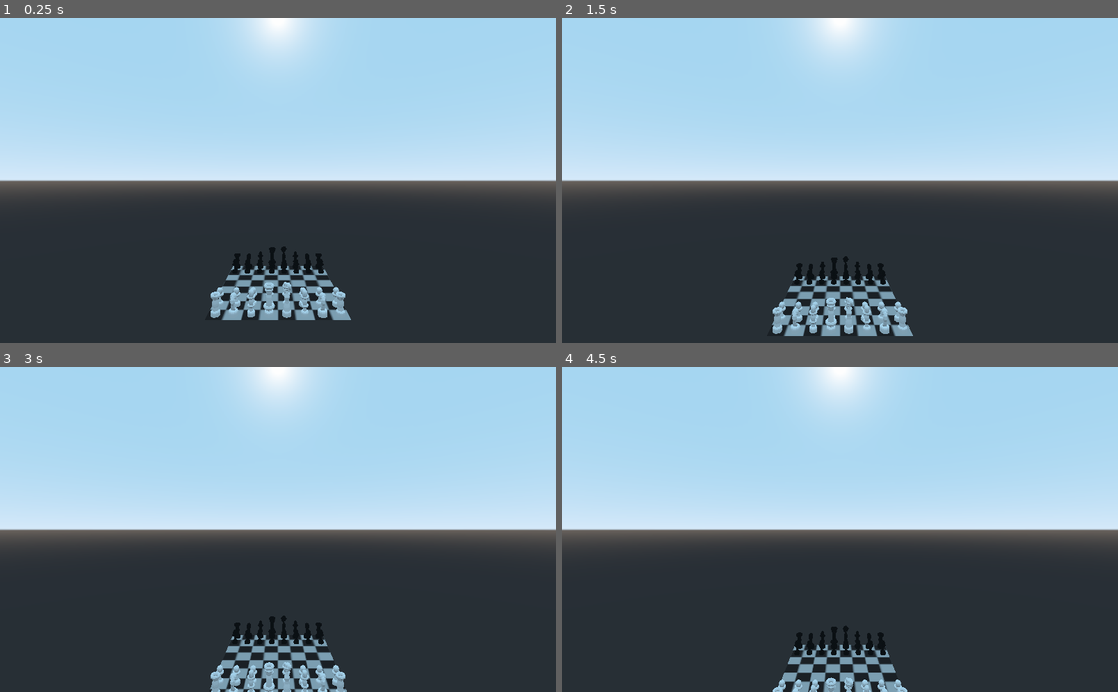
Above: before the commit, frames 1-4 (two rows, left to right).
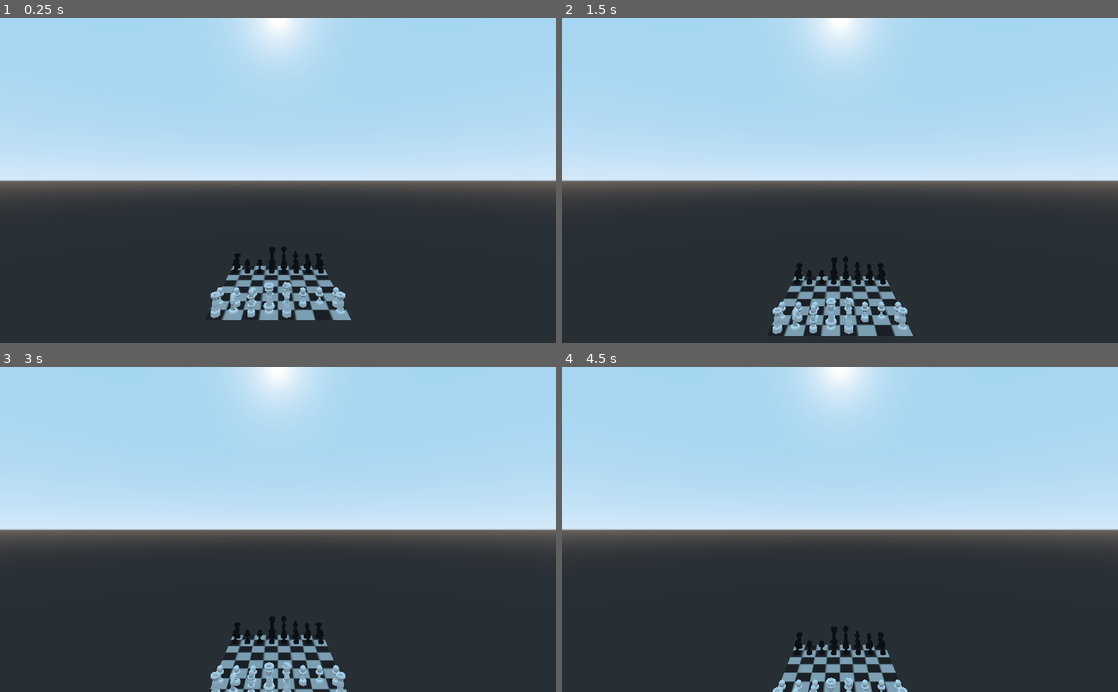
Above: after the commit, the same moments.

Repository: Roboticy3/Mess
Game: Godot game, scene res://chess.tscn
The game is run twice, just before and just after one commit, with the same random seed, the same clock (stepped at 60 frames per second) and the same inputs.
Inputs (mouse positions are in pixels of both pictures, inside the frame that each line leads up to):
- Up to frame 1 (0.25 s): no input
- Up to frame 2 (1.5 s): tap Enter at 0.5 s; move the mouse to (962, 164) at 0.52 s; click (962, 164) at 0.67 s; tap Space at 1.25 s; move the mouse to (728, 196) at 1.27 s; click (728, 196) at 1.42 s
- Up to frame 3 (3 s): tap Enter at 2 s; move the mouse to (333, 458) at 2.02 s; click (333, 458) at 2.17 s; tap Space at 2.75 s; move the mouse to (250, 594) at 2.77 s; click (250, 594) at 2.92 s
- Up to frame 4 (4.5 s): tap Enter at 3.5 s; move the mouse to (1006, 578) at 3.52 s; click (1006, 578) at 3.67 s; tap Space at 4.25 s; move the mouse to (673, 480) at 4.27 s; click (673, 480) at 4.42 s

The runs differ from the first frame. In frame 1, 0.2% of the frame differs, in the area x 44-59%, y 71-93%; in frame 2, 0.2%, in the area x 44-59%, y 75-98%; in frame 3, 0.1%; in frame 4, less than 0.1%.

Commit message:
Almost completely rewrote vectorize again
THIS IS A SINGLE INDENT HOUSEHOLD NOW

Diff:
--- a/Objects/Board/Board.gd
+++ b/Objects/Board/Board.gd
@@ -336,7 +336,7 @@
 		var occ:bool = pieces.has(square)
 		var take:bool = true
 		if occ:
-			take = Instruction.can_take_from(from.team, pieces[square].team, from.table["ff"])
+			take = Instruction.can_take_from(from.get_team(), pieces[square].get_team(), from.table["ff"])
 			#move type 1 cannot take
 			take = take && type != 1
 
@@ -400,12 +400,13 @@
 
 	#execute desctructions, creations, and relocations
 	for d in destructions: destroy_piece(d)
-	for c in creations: make_piece(c, p.team)
+	for c in creations: make_piece(c, p.get_team())
 	#exclude the original move
 	for r in moves: if r != select: move_piece(r, moves[r])
 
 	#update table using the movement instruction
 	m[move].update_table_line()
+	#print(p.table)
 
 	#clear the marks dictionary and the piece's temporary behaviors
 	marks.clear()
--- a/Objects/Board/BoardMesh.gd
+++ b/Objects/Board/BoardMesh.gd
@@ -268,7 +268,7 @@
 	#print(v)
 
 	#check if square is a selectable piece
-	if v in p && team == p[v].team:
+	if v in p && team == p[v].get_team():
 		#mark from selectable piece
 		mark_from(v)
 	#check if square is a square that can be moved to
--- a/Objects/Instruction/Instruction.gd
+++ b/Objects/Instruction/Instruction.gd
@@ -26,6 +26,7 @@
 
 #fill variables of the object fully
 func _init(var _contents:String="", var _table:Dictionary={}, var _pieces:Dictionary={}):
+
 	contents = _contents.strip_edges()
 	table = _table
 	pieces = _pieces
@@ -33,40 +34,37 @@
 	#format contents into wrds
 	format()
 
-#format a string into the wrds Array
-func format(var start = 0, var square = null, var string = contents) -> void:
+#format a string into the wrds Array, optionally pull a table from another piece on the board
+func format(var start:int = 0, var length:int = -1, var square = null, var string = contents) -> void:
+
+	#if wrds is empty, construct it from contents
+	wrds = to_string_array()
+
+	#if length is -1, set it to the length of the array - start
+	if length == -1: length = wrds.size() - start
+	#otherwise, fit length to wrds
+	else: length = min(wrds.size() - start, length)
 
 	#take table from another square if a square is specified
 	if square in pieces:
 		table = pieces[square].table
 
-	#convert string to sequence of numbers
-	wrds = to_string_array(string, start)
-
-	#return to exit the method if wrds is empty
-	if wrds.size() == 0: return
-
 	#replace terms in table key set with their value pairs
-	for i in wrds.size():
+	for i in range(start, start + length):
 		var w:String = wrds[i]
-		#help parser later by stripping edges in each word
+		#remove white space
 		w = w.strip_edges()
-		#take conditional indicator into secondary String so w can be added back onto it later
-		var q:String = ""
-		if w.begins_with("?"):
-			w = w.substr(1)
-			q = "?"
+
 		#try to find each of the table variables in w
 		for v in table:
 			w = w.replace(v, String(table[v]))
 
-		#reform the string
-		w = q + w
+		#send the formatted string back into wrds
 		wrds[i] = w
 
 #WIP evaluate conditional statements, made up of a wrds Array of length 3 or more that can solve inequalities
 #returning [] is equivalent to returning false and anything else is equivalent to true
-func vectorize(var start:int = 0):
+func vectorize(var start:int = 0) -> Array:
 
 	#reformat content to catch table updates
 	format()
@@ -91,42 +89,74 @@
 	#remove question mark from wrds[0] once it is confirmed of valid size and format
 	w[0] = w[0].substr(1)
 
+	#check for a shebang to invert the conditional
+	var negate:bool = false
+	if w[0].begins_with("!"):
+		negate = true
+		w[0] = w[0].substr(1)
+
 	#if next word is a conditional, the conditional consists of a simple comparison
-	if SYMBL.find(w[1]) != -1:
-		if evaluate(w):
+	if w.size() > 3 && SYMBL.find(w[1]) != -1:
+		#print(w,table)
+		var e:bool = evaluate(w)
+		if negate: e = !e
+		if e:
 			return vectorize(start + 3)
 		#if the conditional fails, return nothing
 		return []
 
-	#take parsed versions of first and second wrds to determine the type of conditional
+	#if the table does not indicate this instruction is defining a piece, do not proceed further
+	if !("px" in table && "py" in table): return []
+
+	#otherwise, see if the 4th word is a comparator
+	#no comparator means a square is being checked for presence
+	#4th meams another piece's table is being
+	var length:int = 2
+	if SYMBL.find(w[3]) != -1:
+		length = 5
+
+	#if the statement is too short for the position, return an empty array
+	if w.size() <= length: return []
+
+	#read the square being looked at by this instruction
 	var u = parse(w[0])
 	var v = parse(w[1])
 
-	#if second word is a number and table has px and py vars, a vector is being checked from pieces
-	if "px" in table && "py" in table:
-		#form square to check from this Instruction's Piece's position, direction, and vector from u and v
-		var x:Vector2 = Vector2(table["px"], table["py"])
-		#make sure to rotate y by forward direction, which is held in the "angle" entry in a piece table
-		var y:Vector2 = Vector2(u, v).rotated(table["angle"])
-		y = (x + y).round()
-
-		#if square is empty, check cannot proceed, so return empty array
-		if !pieces.has(y):
-			return []
-
-		#if square is populated, check if 4th element is a conditional,
-		#if so, an element of the table from a piece at the square is being checked
-		if w.size() > 5 && SYMBL.find(w[3]) != -1:
-			if can_take_from(pieces[x].team, pieces[y].team, pieces[x].table["ff"]):
-				#reformat wrds from the table of the piece being read
-				format(start, y)
-				#then evaluate the conditional from w[2] to w[4]
-				if evaluate(w, 2):
-					return vectorize(start + 5)
-			return []
-
-		#if there is no conditional statement, a square is being checked for presence, a check which has already passed
+	#form square to check from this Instruction's Piece's position, direction, and vector from u and v
+	var x:Vector2 = Vector2(table["px"], table["py"])
+	#make sure to rotate y by forward direction, which is held in the "angle" entry in a piece table
+	var y:Vector2 = Vector2(u, v).rotated(table["angle"])
+	y = (x + y).round()
+
+	#check if the square is empty, if so treat as false when asking for a square or its pieces property
+	#this can still be negated
+	if !pieces.has(y):
+		if negate: return vectorize(start + length)
+		return []
+
+	#if a square was being checked for presence, vectorize from the end of that square
+	#or.. yknow.. negate it
+	if length == 2:
+		if negate: return []
 		return vectorize(start + 2)
+
+	#if a square was being checked for its piece's property,
+	#evaluate it against the other end of the comparator
+	if length == 5:
+		#format the one term on the left of the comparator to use the table of the piece being checked against
+		format(2, 1, y)
+		#reinitialize w to use the reformatted wrds Array
+		w = wrds.slice(start, wrds.size() - 1)
+		#evaluate the comparison
+		var e:bool = evaluate(w, 2)
+		if negate: e = !e
+		if e:
+			return vectorize(start + 5)
+
+	#if all else fails, return an empty Array
+	return []
+
+
 
 static func can_take_from(var from:int, var to:int, var ff:int) -> bool:
 	if to == from && ff == 0:
@@ -144,7 +174,7 @@
 		#if there is a conditional in a later index of wrds,
 		#call vectorize starting at that point and append the result to nums, then break the loop
 		if w[i].begins_with("?"):
-			nums.append_array(vectorize(i))
+			nums.append_array(vectorize(start + i))
 			break
 		var n = parse(w[i])
 		nums.append(n)
--- a/Objects/Pieces/Piece.gd
+++ b/Objects/Pieces/Piece.gd
@@ -10,7 +10,6 @@
 var path:String = ""
 #the path to the mesh .obj the piece will appear as and the team
 var mesh:String = "Instructions/pieces/default/meshes/pawn.obj"
-var team:int = 0
 
 #instructions for marking squares when selected
 var mark:Array = []
@@ -23,7 +22,8 @@
 #any property kept in table is accessible by the Instruction class in its vectorize() function
 var table:Dictionary = {"moves":0, "fx":0, "fy":0, "ff":0,
 			 "scale_mode": 0, "rotate_mode":0, "translate_mode":0,
-			 "scale": 1.0/3.0, "px":0, "py":0, "angle":0, "opacity": 1}
+			 "scale": 1.0/3.0, "px":0, "py":0, "angle":0, "opacity": 1,
+			 "team":0}
 
 #piece types considered by the creation phase, indicated by their string path
 var piece_types:Array = []
@@ -33,7 +33,7 @@
 #initiate a piece with a path to its instruction behaviours, its team and its position
 func _init(var _p:String, var _team:Team = Team.new(), var _team_index:int = 0, var v = Vector2.ZERO):
 	path = _p
-	team = _team_index
+	set_team(_team_index)
 	set_forward(_team.forward)
 	table["ff"]  = _team.ff
 	set_pos(v)
@@ -157,6 +157,12 @@
 func get_pos() -> Vector2:
 	return Vector2(table["px"], table["py"])
 
+func set_team(var team:int = 0) -> void:
+	table["team"] = team
+
+func get_team() -> int:
+	return table["team"]
+
 func relative_to_square(var pos:Vector2):
 	#form square to check from this Instruction's Piece's position, direction, and vector from u and v
 	var x:Vector2 = get_pos()
@@ -169,4 +175,4 @@
 	return direction.rotated(table["angle"]).round()
 
 func _to_string():
-	return name + " " + String(team)
+	return name + " " + String(get_team())
--- a/Objects/Pieces/PieceMesh.gd
+++ b/Objects/Pieces/PieceMesh.gd
@@ -65,9 +65,9 @@
 #generate material of a piece from itself and its parent board
 static func pmat(var p:Piece = piece, var b:Board = board):
 	var t = b.teams
-	if p.team < t.size():
+	if p.get_team() < t.size():
 		var m = SpatialMaterial.new()
-		m.albedo_color = t[p.team].color
+		m.albedo_color = t[p.get_team()].color
 		#set opacity based on piece's opacity value multiplied by board's piece_opacity value
 		var o:float = p.table["opacity"] * b.table["piece_opacity"]
 		if o < 1:
Not shown, changed: Instructions/default/b_default.txt
Not shown, changed: Instructions/pieces/default/p_king.txt
Not shown, changed: Instructions/pieces/default/p_pawn.txt
Not shown, changed: Notes/test list.txt
